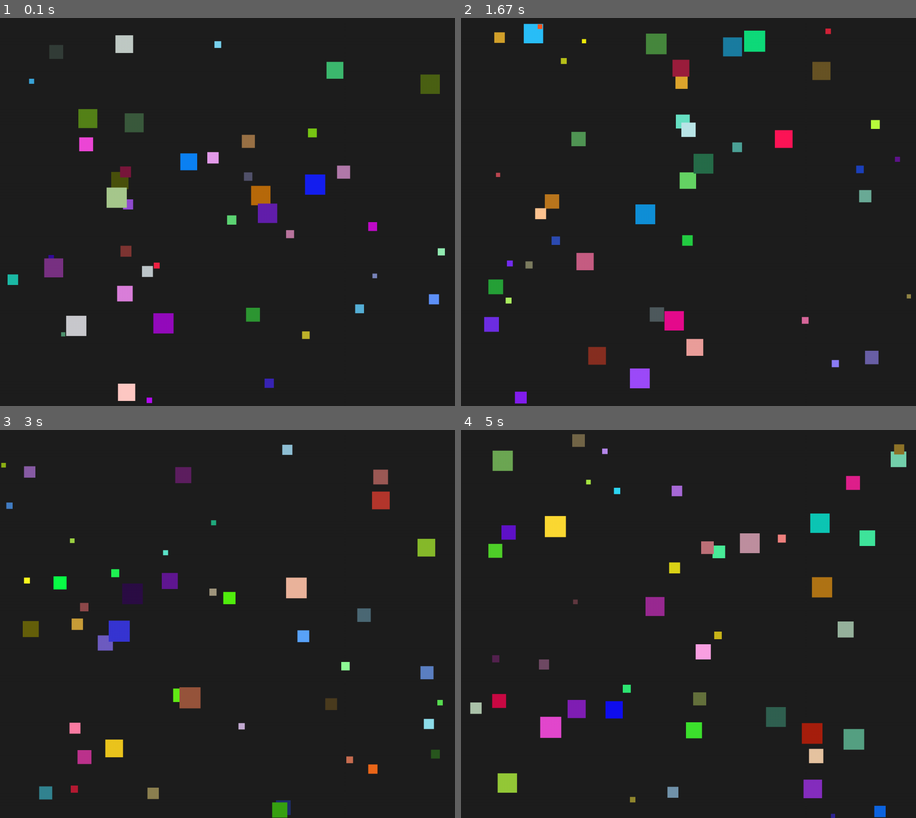
Above: before the commit, frames 1-4 (two rows, left to right).
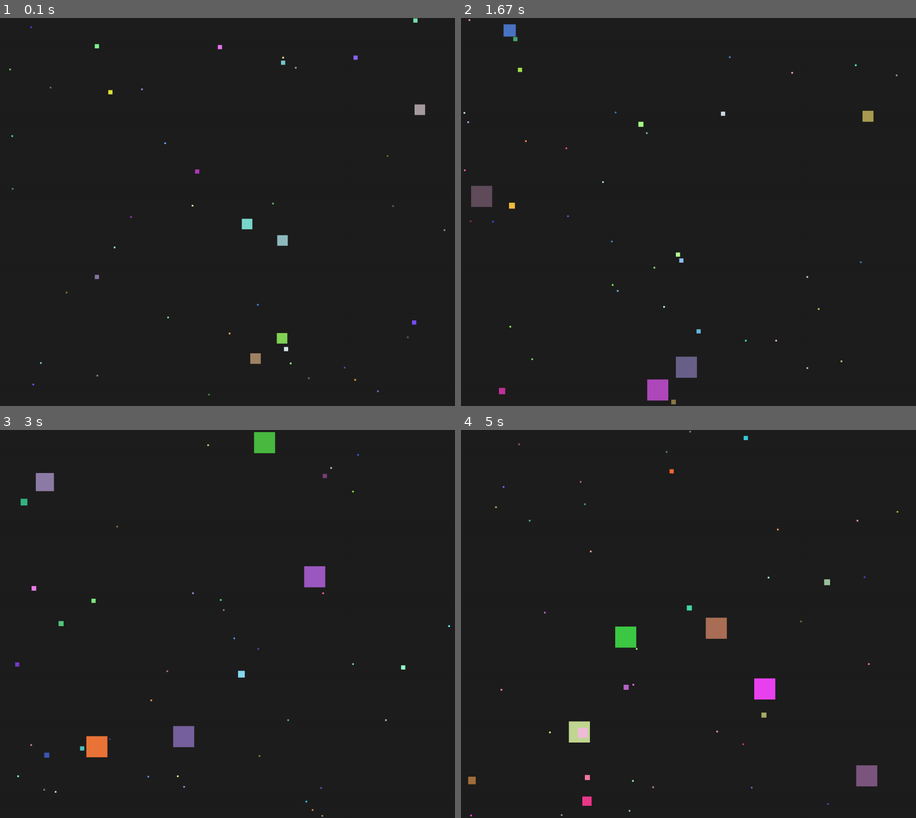
Above: after the commit, the same moments.

Repository: luc11Mhe/lab8-pygame
Game: pygame game, started from main.py
The game is run twice, just before and just after one commit, with the same random seed, the same clock (stepped at 60 frames per second) and the same inputs.
Inputs:
- Up to frame 1 (0.1 s): no input
- Up to frame 2 (1.67 s): no input
- Up to frame 3 (3 s): no input
- Up to frame 4 (5 s): no input

The runs differ from the first frame. In frame 1, 5.2% of the frame differs, in the area x 1-98%, y 0-100%; in frame 2, 6.0%; in frame 3, 5.6%; in frame 4, 7.1%.

Commit message:
exam: q6 - eating++

Diff:
--- a/main.py
+++ b/main.py
@@ -7,7 +7,7 @@
 
 MIN_SIZE: int = 10
 MAX_SIZE: int = 50
-MAX_SPEED: int = 120
+MAX_SPEED: int = 0
 
 WIDTH: int = 1080
 HEIGHT: int = 920
@@ -83,6 +83,16 @@
             if self.size > other.size and self.check_collision(other):
                 other.reset()
 
+    def eat(self, all_squares: List["Square"]) -> None:
+        for other in all_squares:
+            if other is self:
+                continue
+
+            if self.size > other.size and self.check_collision(other):
+                self.size += other.size * 0.3
+                self.size = min(self.size, MAX_SIZE)  # limit growth
+                other.reset()
+
     def flee(self, all_squares: List["Square"], dt: float) -> None:
         for other in all_squares:
             if other is self:
@@ -132,28 +142,30 @@
         if self.life <= 0:
             self.reset()
 
+    def reset(self) -> None:
+        # If size hasn't been set by the constructor, pick random
+        if not hasattr(self, "size"):
+            self.size = random.randint(MIN_SIZE, MAX_SIZE)
+
+        # Smaller squares are faster
+        speed_fact = (MAX_SIZE - self.size) / (MAX_SIZE - MIN_SIZE + 1)
+        self.max_speed = max(100.0, MAX_SPEED * speed_fact)
+
+        self.x = float(random.randint(0, WIDTH - int(self.size)))
+        self.y = float(random.randint(0, HEIGHT - int(self.size)))
+
+        self.dx = random.choice([-1, 1]) * random.uniform(50, self.max_speed)
+        self.dy = random.choice([-1, 1]) * random.uniform(50, self.max_speed)
+
+        self.color = (
+            random.randint(50, 255),
+            random.randint(50, 255),
+            random.randint(50, 255),
+        )
+        self.life = random.uniform(10, 20)
+
     def draw(self, surface: pygame.Surface) -> None:
         pygame.draw.rect(surface, self.color, (self.x, self.y, self.size, self.size))
-
-    def reset(self) -> None:
-        self.size: int = random.randint(MIN_SIZE, MAX_SIZE)
-
-        speed_fact: float = (MAX_SIZE - self.size) / (MAX_SIZE - MIN_SIZE + 1)
-        self.max_speed: float = max(1.0, MAX_SPEED * speed_fact)
-
-        self.x: float = float(random.randint(0, WIDTH - self.size))
-        self.y: float = float(random.randint(0, HEIGHT - self.size))
-
-        self.dx: float = random.choice([-1, 1]) * random.uniform(50, self.max_speed)
-        self.dy: float = random.choice([-1, 1]) * random.uniform(50, self.max_speed)
-
-        self.color: Tuple[int, int, int] = (
-            random.randint(10, 255),
-            random.randint(10, 255),
-            random.randint(10, 255),
-        )
-
-        self.life: float = random.uniform(5, 15)
 
 
 squares: List[Square] = []
Not shown, changed: MY_EXAM.md
